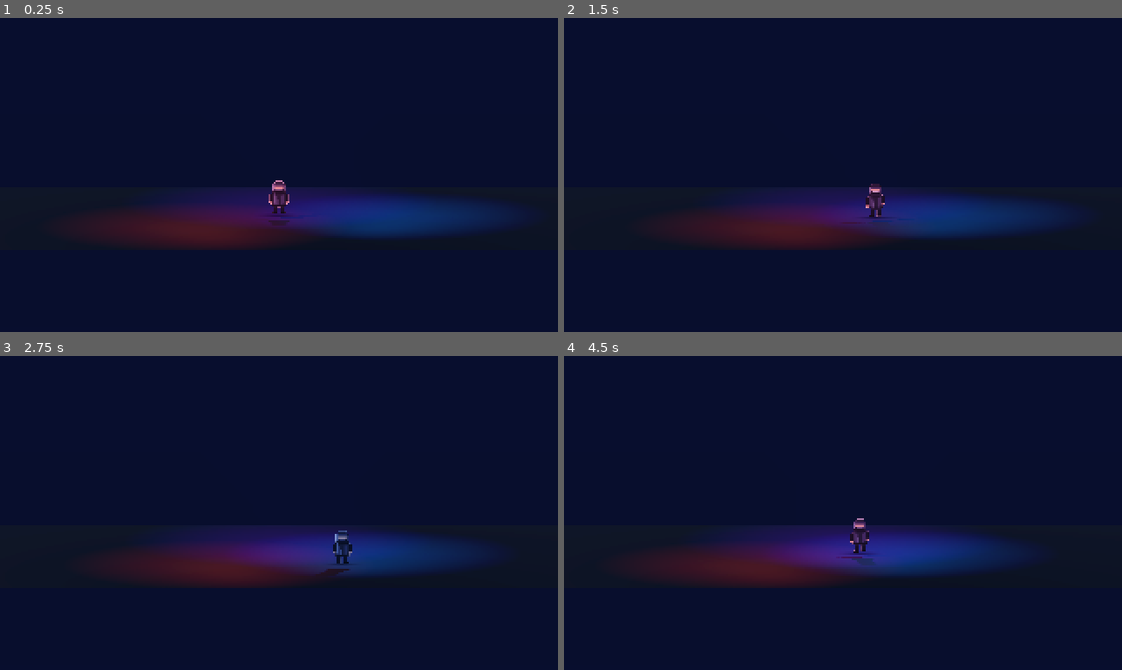
Above: before the commit, frames 1-4 (two rows, left to right).
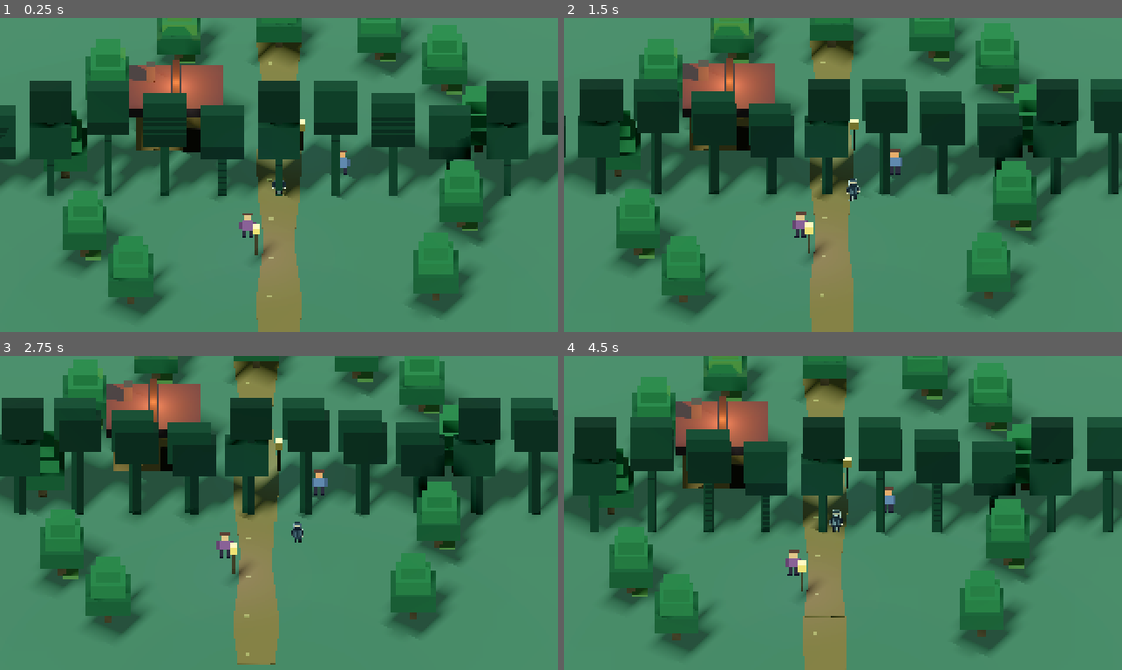
Above: after the commit, the same moments.

Repository: s1nnrockk/PIXELBOUND
Game: Godot game, scene res://scenes/test_lighting.tscn
Same seed, same stepped clock (60 frames per second), same inputs: the game is played once before the commit and once after it.
Inputs:
- Up to frame 1 (0.25 s): no input
- Up to frame 2 (1.5 s): tap Enter at 0.5 s; hold Right (ui_right) 0.53-1.28 s; hold Shift 0.53-1.28 s; hold Down (ui_down) from 1.28 s (still down); tap Shift at 1.35 s
- Up to frame 3 (2.75 s): release Down (ui_down) at 2.03 s; hold Right (ui_right) from 2.03 s (still down); hold Shift from 2.03 s (still down)
- Up to frame 4 (4.5 s): release Right (ui_right) at 2.78 s; release Shift at 2.78 s; hold Up (ui_up) 2.78-3.53 s; tap Shift at 2.85, 4.35 s; hold Shift 3.53-4.28 s; hold Left (ui_left) from 3.53 s (still down)

The runs differ from the first frame. In frame 1, 100% of the frame differs, in the area x 0-100%, y 0-100%; in frame 2, 100%; in frame 3, 100%; in frame 4, 100%.

Commit message:
Replace lighting sandbox with pixel forest scene

Diff:
--- a/scenes/test_lighting.tscn
+++ b/scenes/test_lighting.tscn
@@ -1,78 +1,66 @@
-[gd_scene load_steps=6 format=3]
+[gd_scene load_steps=5 format=3]
 
-[ext_resource type="Script" path="res://scripts/lighting_test.gd" id="1"]
+[ext_resource type="Script" path="res://scripts/forest_location.gd" id="1"]
 [ext_resource type="Script" path="res://scripts/stealth_character.gd" id="2"]
+[ext_resource type="Script" path="res://scripts/lighting_test.gd" id="3"]
 
 [sub_resource type="Environment" id="Environment"]
 background_mode = 1
-background_color = Color(0.012, 0.016, 0.038, 1)
+background_color = Color(0.012, 0.025, 0.035, 1)
 ambient_light_source = 3
-ambient_light_color = Color(0.2, 0.24, 0.38, 1)
-ambient_light_energy = 0.28
+ambient_light_color = Color(0.42, 0.58, 0.48, 1)
+ambient_light_energy = 0.48
 tonemap_mode = 2
 glow_enabled = true
-glow_intensity = 0.35
-glow_bloom = 0.08
+glow_intensity = 0.24
+glow_bloom = 0.04
 
-[sub_resource type="PlaneMesh" id="PlaneMesh"]
-size = Vector2(14, 9)
-
-[sub_resource type="StandardMaterial3D" id="FloorMaterial"]
-albedo_color = Color(0.035, 0.045, 0.075, 1)
-roughness = 0.92
-metallic = 0.0
-
-[node name="LightingTest" type="Node3D"]
+[node name="ForestLocation" type="Node3D"]
 script = ExtResource("1")
 
 [node name="WorldEnvironment" type="WorldEnvironment" parent="."]
 environment = SubResource("Environment")
 
 [node name="Camera3D" type="Camera3D" parent="."]
-position = Vector3(0, 2.2, 7.8)
-rotation = Vector3(-0.16, 0, 0)
+position = Vector3(0, 8.5, 9.5)
+rotation = Vector3(-0.68, 0, 0)
+projection = 1
+size = 11.0
 current = true
-projection = 1
-size = 7.2
-
-[node name="Floor" type="MeshInstance3D" parent="."]
-position = Vector3(0, -0.08, 0)
-mesh = SubResource("PlaneMesh")
-material_override = SubResource("FloorMaterial")
-cast_shadow = 0
 
 [node name="Character" type="CharacterBody3D" parent="."]
 script = ExtResource("2")
 
 [node name="KeyLight" type="DirectionalLight3D" parent="."]
 rotation = Vector3(-0.9, -0.6, 0)
-light_color = Color(0.68, 0.78, 1, 1)
-light_energy = 0.8
+light_color = Color(0.72, 0.82, 0.72, 1)
+light_energy = 0.85
 shadow_enabled = true
 shadow_blur = 1.5
 directional_shadow_mode = 1
-directional_shadow_max_distance = 14.0
+directional_shadow_max_distance = 24.0
 
 [node name="WarmLight" type="OmniLight3D" parent="."]
-position = Vector3(-2.1, 1.7, 1.2)
-light_color = Color(1, 0.28, 0.12, 1)
-light_energy = 2.4
-omni_range = 4.5
+position = Vector3(-3.6, 2.4, -3.4)
+light_color = Color(1, 0.42, 0.16, 1)
+light_energy = 1.6
+omni_range = 5.5
 shadow_enabled = true
 shadow_blur = 2.0
 
 [node name="CyanLight" type="OmniLight3D" parent="."]
-position = Vector3(2.1, 1.6, -0.4)
-light_color = Color(0.12, 0.55, 1, 1)
-light_energy = 2.6
-omni_range = 4.2
-shadow_enabled = true
-shadow_blur = 2.0
+position = Vector3(0.8, 1.6, -2.4)
+light_color = Color(0.24, 0.62, 0.72, 1)
+light_energy = 0.55
+omni_range = 4.0
+shadow_enabled = false
 
 [node name="PurpleLight" type="OmniLight3D" parent="."]
-position = Vector3(0, 2.4, -2.3)
-light_color = Color(0.62, 0.18, 1, 1)
-light_energy = 1.8
-omni_range = 4.8
-shadow_enabled = true
-shadow_blur = 2.0
+position = Vector3(-0.8, 1.6, 3.4)
+light_color = Color(0.48, 0.28, 0.72, 1)
+light_energy = 0.45
+omni_range = 4.0
+shadow_enabled = false
+
+[node name="LightingController" type="Node" parent="."]
+script = ExtResource("3")
